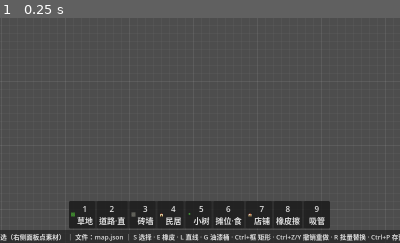
Above: before the commit, frame 1.
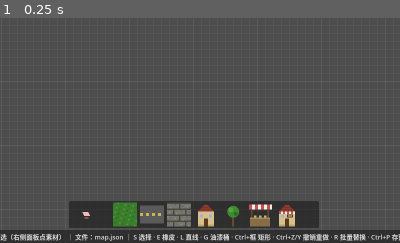
Above: after the commit, the same moment.

Repository: Xeehho/tilemason
Game: Godot game, scene res://scenes/main.tscn
The game is run twice, just before and just after one commit, with the same random seed, the same clock (stepped at 60 frames per second) and the same inputs.
Inputs:
- Up to frame 1 (0.25 s): no input
The pictures show only the part of the screen within x 26-76%, y 50-100%; the shares and areas given below are measured in that part.

The runs differ from the first frame. In frame 1, 4.1% of the frame differs, in the area x 17-83%, y 81-94%.

Commit message:
feat: 底部快捷栏 v2——橡皮常驻独立格+纯图标+右键自定义（用户反馈 #4）
- 重写 Hotbar：橡皮常驻首格（独立图标，与素材槽留 18px 间距）；
  素材槽×7 纯图标（缩略图、无数字无中文名，tooltip 留提示），
  空槽淡显占位；点击=选用/切橡皮（数字键 1-7 仍可用）
- 右键槽位自定义：选中素材后右键=绑定到该槽，空选右键=清空；
  绑定持久化 user://hotbar.json（首用回退演示包默认七件）
- 橡皮格随 E/工具栏/快捷栏切换金色高亮（与顶部工具栏联动）
- 取证事故沉淀（AGENTS 截图取证纪律）：窗口取证前清残留 Godot
  进程 + **双档**（map.json 与 map.autosave.json）——残留进程
  90 秒自动保存写回自动档、启动兜底载入旧内容污染摆样（本轮
  实测踩中，L 拐角断言两轮假失败后定位）；清场重跑像素 9/9
- 验证：check-only 全 0、冒烟通过、互斥探针复跑、截图像素 9/9

Co-authored-by: GLM <noreply@z.ai>

Diff:
--- a/src/main.gd
+++ b/src/main.gd
@@ -50,11 +50,13 @@
 var _hotbar: Hotbar ## 底部快捷栏（design.md §6.2）
 var _recent: Array = [] ## 最近使用素材 id（新选中的排最前）
 var _favorites: Array = [] ## 收藏素材 id
-const HOTBAR_DEFAULT: Array = [ ## 1-7 素材位默认绑定（随演示包；用户素材包就位后可扩展自定义）
+const HOTBAR_DEFAULT: Array = [ ## 槽 1-7 默认绑定（用户右键自定义后以 hotbar.json 为准）
 	"demo/tiles/grass.png", "demo/tiles/road_h.png", "demo/tiles/wall_brick.png",
 	"demo/props/house.png", "demo/props/tree_small.png", "demo/props/stall_red.png",
 	"demo/props/house_shop.png",
 ]
+const HOTBAR_PATH := "user://hotbar.json"
+var _hotbar_bindings: Array = HOTBAR_DEFAULT.duplicate()
 var _selection := Selection.new() ## 选区（S 选择模式）
 var _select_mode := false ## S 键切换：框选/移动物件（design.md §2.1/§7）
 var _marqueeing := false ## 框选拖动进行中
@@ -272,8 +274,8 @@
 			print("[TileMason] 素材面板：%s" % ("显示" if _panel.visible else "隐藏（Tab 再显）"))
 		elif key.keycode == KEY_Q and not key.ctrl_pressed:
 			_focus_selection() # design.md §6.3 F 聚焦——F 被收藏占用，用 Q 近旁键位
-		elif key.keycode >= KEY_1 and key.keycode <= KEY_9:
-			_hotbar_activate(key.keycode - KEY_1)
+		elif key.keycode >= KEY_1 and key.keycode <= KEY_7:
+			_hotbar_activate(key.keycode - KEY_1 + 1)
 		elif key.keycode == KEY_ESCAPE:
 			_exit_select_mode()
 			_exit_line_mode()
@@ -1105,9 +1107,13 @@
 	var layer_ui := CanvasLayer.new()
 	layer_ui.layer = 10
 	add_child(layer_ui)
+	var saved_bar := _load_id_list(HOTBAR_PATH)
+	if not saved_bar.is_empty():
+		_hotbar_bindings = saved_bar
 	_hotbar = Hotbar.new()
-	_hotbar.setup(_library, HOTBAR_DEFAULT)
+	_hotbar.setup(_library, _hotbar_bindings)
 	_hotbar.slot_activated.connect(_hotbar_activate)
+	_hotbar.slot_customized.connect(_hotbar_customize)
 	layer_ui.add_child(_hotbar)
 	_hotbar.anchor_left = 0.5
 	_hotbar.anchor_right = 0.5
@@ -1118,18 +1124,29 @@
 	_hotbar.offset_top = -84
 	_hotbar.offset_bottom = -30
 
-## 槽位激活：1-7 选素材、8 橡皮擦、9 吸管提示
+## 槽位激活：0=橡皮常驻格，1-7=素材槽
 func _hotbar_activate(index: int) -> void:
-	match index:
-		7:
-			_toggle_eraser()
-		8:
-			print("[TileMason] 吸管：在画布上直接右键即可吸取素材")
-		_:
-			var asset_id := _hotbar.binding_asset_id(index)
-			if asset_id.is_empty():
-				return
-			_panel.select_asset(asset_id) # 走面板选中链路（信号回写选中+状态栏）
+	if index == 0:
+		_toggle_eraser()
+		return
+	var asset_id: String = _hotbar_bindings[index - 1] if index - 1 < _hotbar_bindings.size() else ""
+	if asset_id.is_empty():
+		print("[TileMason] 空槽：先选一个素材，再右键此格绑定")
+		return
+	_panel.select_asset(asset_id) # 走面板选中链路（选中/状态栏/预览联动）
+
+## 右键自定义槽位：绑定当前选中素材；无选中=清空该槽；落盘 hotbar.json
+func _hotbar_customize(index: int) -> void:
+	if index < 1 or index > 7:
+		return
+	if _selected_asset_id.is_empty():
+		_hotbar_bindings[index - 1] = ""
+		print("[TileMason] 已清空槽 %d（选中素材后右键可重新绑定）" % index)
+	else:
+		_hotbar_bindings[index - 1] = _selected_asset_id
+		print("[TileMason] 槽 %d 已绑定：%s" % [index, str(_library.get_asset(_selected_asset_id).get("name", _selected_asset_id))])
+	_hotbar.set_bindings(_hotbar_bindings)
+	_save_id_list(HOTBAR_PATH, _hotbar_bindings)
 
 ## 工具模式互斥：开启任一模式前退出其余模式（用户实测：选顶部直线/选择后
 ## 按 E 进橡皮，左键仍被直线/选择分支吃掉——_unhandled_input 按标志分发，多开必抢输入）
@@ -1428,6 +1445,8 @@
 	elif _bucket_mode:
 		id = "bucket"
 	_toolbar.set_active(id)
+	if _hotbar != null:
+		_hotbar.set_eraser_active(_eraser_mode)
 
 ## 素材面板：右侧全高停靠（design.md §6.1 最小版）
 func _build_asset_panel() -> void:
--- a/src/ui/hotbar.gd
+++ b/src/ui/hotbar.gd
@@ -1,62 +1,102 @@
 class_name Hotbar
 extends PanelContainer
-## 快捷栏（design.md §6.2）：底部 1-9 数字键位，常用素材/工具一键可达
-## 1-7 素材位（缩略图+序号），8 橡皮擦，9 吸管提示；全部节点动态创建
+## 底部快捷栏 v2（用户反馈 #4）：橡皮常驻独立首格（与素材槽留间距）、
+## 素材槽纯图标（无数字无文字，tooltip 提示）、右键槽位自定义绑定（持久化）
+## 布局：[橡皮（常驻）] | 间距 | [槽1]..[槽7]
 
-signal slot_activated(index: int) ## 点击槽位（数字键由 main 转发同一信号）
+signal slot_activated(index: int) ## 0=橡皮；1-7=素材槽
+signal slot_customized(index: int) ## 右键素材槽：绑定当前选中素材/空选清空（main 处理+持久化）
 
-const SLOT_SIZE := 52
+const ERASER_ICON := "res://assets/ui/icons/eraser.png"
+const SLOT_SIZE := 48
 
 var _library: AssetLibrary
-var _slots: Array = [] # Control
-var _bindings: Array = ["", "", "", "", "", "", "", ""] # 1-7 素材 id；8/9 为工具位
+var _bindings: Array = ["", "", "", "", "", "", ""] ## 槽 1-7 的素材 id
+var _slot_buttons: Array = [] ## 槽 1-7 的按钮
 
 func setup(lib: AssetLibrary, bindings: Array) -> void:
 	_library = lib
-	_bindings = bindings
+	_bindings = bindings.duplicate()
+	while _bindings.size() < 7:
+		_bindings.append("")
 	for child in get_children():
 		child.queue_free()
-	_slots.clear()
+	var margin := MarginContainer.new()
+	margin.add_theme_constant_override("margin_left", 10)
+	margin.add_theme_constant_override("margin_right", 10)
+	margin.set_anchors_preset(Control.PRESET_FULL_RECT)
+	add_child(margin)
 	var row := HBoxContainer.new()
-	row.add_theme_constant_override("separation", 4)
+	row.add_theme_constant_override("separation", 6)
 	row.set_anchors_preset(Control.PRESET_FULL_RECT)
-	add_child(row)
-	for i in 9:
-		var slot := _make_slot(i)
-		_slots.append(slot)
-		row.add_child(slot)
+	margin.add_child(row)
 
-func _make_slot(index: int) -> Control:
-	var slot := Button.new()
-	slot.custom_minimum_size = Vector2(SLOT_SIZE, SLOT_SIZE)
-	slot.tooltip_text = "快捷键 %d" % (index + 1)
-	slot.pressed.connect(func() -> void: slot_activated.emit(index))
-	match index:
-		7:
-			slot.text = "8\n橡皮擦"
-			slot.tooltip_text = "8 橡皮擦（E 同）"
-		8:
-			slot.text = "9\n吸管"
-			slot.tooltip_text = "9 吸管（=右键吸取画布素材）"
-		_:
-			var asset_id: String = _bindings[index] if index < _bindings.size() else ""
-			if asset_id.is_empty():
-				slot.text = str(index + 1)
-			else:
-				var asset := _library.get_asset(asset_id)
-				if asset.is_empty():
-					slot.text = str(index + 1)
-				else:
-					slot.text = "%d\n%s" % [index + 1, str(asset["name"])]
-					var tex := _library.load_texture(asset_id)
-					if tex != null:
-						slot.icon = tex
-						slot.expand_icon = true
-						slot.custom_minimum_size = Vector2(SLOT_SIZE, SLOT_SIZE)
-	return slot
+	# 橡皮：常驻独立首格（当前工具高亮由 set_active 驱动）
+	var eraser := _icon_button(ERASER_ICON)
+	eraser.tooltip_text = "橡皮擦（常驻，=E 键）"
+	eraser.pressed.connect(func() -> void: slot_activated.emit(0))
+	row.add_child(eraser)
+	_eraser_btn = eraser
 
-## 素材位（1-7）绑定的素材 id
-func binding_asset_id(index: int) -> String:
-	if index >= 7 or index >= _bindings.size():
-		return ""
-	return str(_bindings[index])
+	# 间距（用户要求：橡皮与后面格子留距离）
+	var gap := Control.new()
+	gap.custom_minimum_size = Vector2(18, 0)
+	row.add_child(gap)
+
+	_slot_buttons.clear()
+	for i in 7:
+		var btn := TextureButton.new()
+		btn.custom_minimum_size = Vector2(SLOT_SIZE, SLOT_SIZE)
+		btn.tooltip_text = "右键：绑定当前选中素材\n左键：选用"
+		_refresh_slot_icon(btn, i)
+		var idx := i + 1
+		btn.pressed.connect(func() -> void: slot_activated.emit(idx))
+		btn.gui_input.connect(func(ev: InputEvent) -> void:
+			if ev is InputEventMouseButton and (ev as InputEventMouseButton).pressed \
+					and (ev as InputEventMouseButton).button_index == MOUSE_BUTTON_RIGHT:
+				slot_customized.emit(idx))
+		_slot_buttons.append(btn)
+		row.add_child(btn)
+
+var _eraser_btn: TextureButton
+
+func _icon_button(icon_path: String) -> TextureButton:
+	var btn := TextureButton.new()
+	btn.custom_minimum_size = Vector2(SLOT_SIZE, SLOT_SIZE)
+	var tex: Texture2D = load(icon_path)
+	if tex != null:
+		btn.texture_normal = tex
+		btn.stretch_mode = TextureButton.STRETCH_KEEP_CENTERED
+	return btn
+
+## 刷新某槽图标（按绑定；空槽显示淡色空框占位）
+func _refresh_slot_icon(btn: TextureButton, i: int) -> void:
+	var asset_id: String = _bindings[i] if i < _bindings.size() else ""
+	if asset_id.is_empty():
+		btn.texture_normal = null
+		btn.modulate = Color(1, 1, 1, 0.35)
+		return
+	var tex := _library.load_texture(asset_id)
+	btn.texture_normal = tex
+	btn.stretch_mode = TextureButton.STRETCH_KEEP_ASPECT_CENTERED
+	btn.modulate = Color.WHITE
+	var asset := _library.get_asset(asset_id)
+	if not asset.is_empty():
+		btn.tooltip_text = "%s\n右键换绑：先选中新素材再右键此格；右键空选=清空" % str(asset["name"])
+
+## 重设绑定并刷新全部槽位
+func set_bindings(bindings: Array) -> void:
+	_bindings = bindings.duplicate()
+	while _bindings.size() < 7:
+		_bindings.append("")
+	for i in 7:
+		_refresh_slot_icon(_slot_buttons[i], i)
+
+## 当前绑定（持久化用）
+func bindings() -> Array:
+	return _bindings.duplicate()
+
+## 橡皮格高亮开关（当前工具是否橡皮）
+func set_eraser_active(on: bool) -> void:
+	if _eraser_btn != null:
+		_eraser_btn.modulate = Color(1.0, 0.85, 0.4) if on else Color.WHITE
Not shown, changed: AGENTS.md
